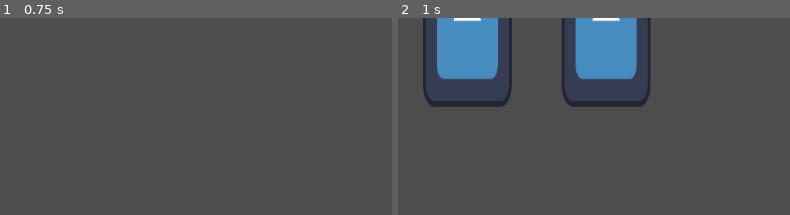
Above: before the commit, frames 1-2 (left to right).
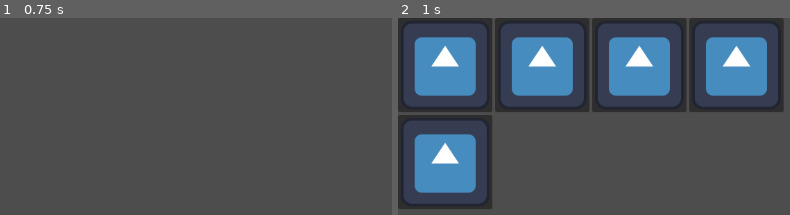
Above: after the commit, the same moments.

Repository: Simon-Kahre/nTCG
Game: Godot game, scene res://scenes/testingEnv.tscn
The game is run twice, just before and just after one commit, with the same random seed, the same clock (stepped at 60 frames per second) and the same inputs. The engine's default icon, where the game draws it, is replaced by a stand-in: a white triangle on a blue panel in a dark square.
Inputs:
- Up to frame 1 (0.75 s): tap Enter at 0.5 s
- Up to frame 2 (1 s): tap Space at 0.77 s

Frame 1 is identical in both runs. In frame 2, 38% of the frame differs, in the area x 0-99%, y 0-97%.

Commit message:
Implement grid system for buttons in collection screen

Diff:
--- a/trading-card-game/scenes/collection.gd
+++ b/trading-card-game/scenes/collection.gd
@@ -4,12 +4,11 @@
 
 func _ready() -> void:
 	allCards = get_parent().allCards
-	var pos = 100
+	#var pos = 100
 	for card in allCards:
 		var createdCard = card.instantiate()
-		var sprite = createdCard.get_child(0)
-		createdCard.remove_child(sprite)
-		sprite.position = Vector2(pos, 0)
-		self.add_child(sprite)
+		var sprite: Sprite2D = createdCard.get_child(0)
+		var button = Button.new()
+		button.set_button_icon(sprite.texture)
+		self.get_child(0).add_child(button)
 		createdCard.queue_free()
-		pos += 200
--- a/trading-card-game/scenes/collection.tscn
+++ b/trading-card-game/scenes/collection.tscn
@@ -4,3 +4,8 @@
 
 [node name="Collection" type="Node2D" unique_id=1686596102]
 script = ExtResource("1_mldy4")
+
+[node name="GridContainer" type="GridContainer" parent="." unique_id=833292671]
+offset_right = 40.0
+offset_bottom = 40.0
+columns = 4
--- a/trading-card-game/scenes/testingEnv.tscn
+++ b/trading-card-game/scenes/testingEnv.tscn
@@ -6,7 +6,7 @@
 
 [node name="Main" type="Node2D" unique_id=1088991301]
 script = ExtResource("1_20xah")
-allCards = Array[PackedScene]([ExtResource("1_hhmql"), ExtResource("1_hhmql")])
+allCards = Array[PackedScene]([ExtResource("1_hhmql"), ExtResource("1_hhmql"), ExtResource("1_hhmql"), ExtResource("1_hhmql"), ExtResource("1_hhmql")])
 
 [node name="Node" type="Node" parent="." unique_id=1948156395]
 script = ExtResource("3_20xah")
